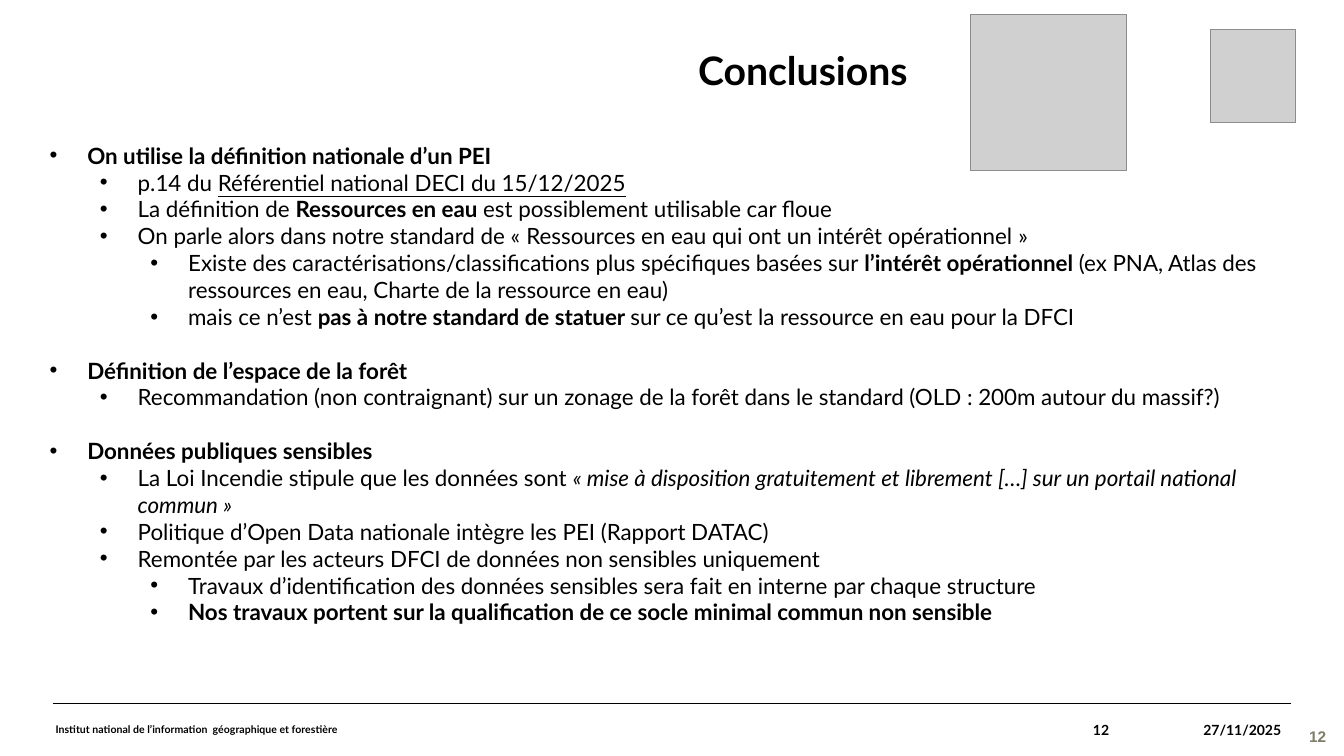
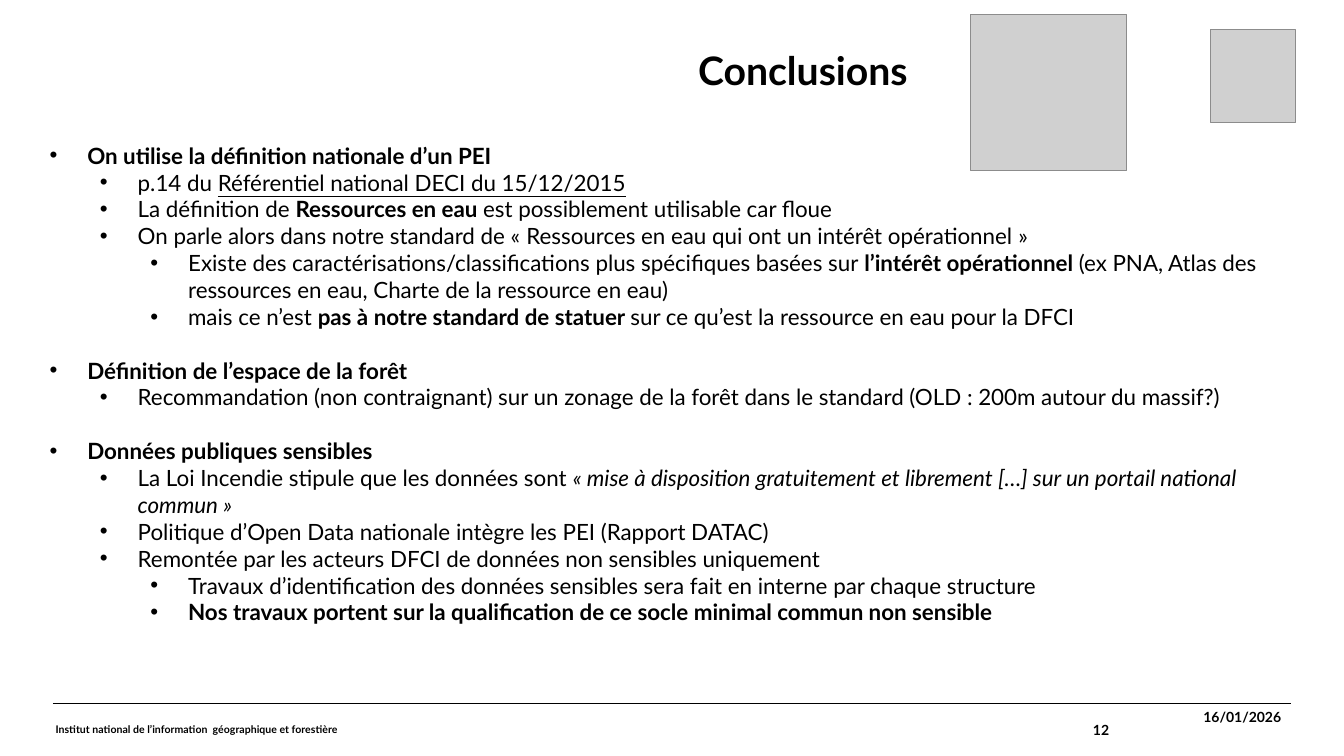
Before and after one commit to cnigfr/DessertesEnForet-schema, a slide deck: slide 12 of suivi/2026-01-16_2eme_reunion_points_d_eau/GT Dessertes - Points d'eau #2 16.01.2026.pptx. Drawn at 1344x756 pixels with LibreOffice and Linux fonts; fonts in the diff are those of the drawing; grey boxes stand for pictures; background and template pictures are left out. Boxes give left, top, right and bottom in pixels: in the first picture for what was removed or moved away, otherwise in the second. Text is boxed around its words. In the diff, an @@ line names an element or a change of style, - is before the commit and + after.

```diff
--- a/suivi/2026-01-16_2eme_reunion_points_d_eau/GT Dessertes - Points d'eau #2 16.01.2026.pptx
+++ b/suivi/2026-01-16_2eme_reunion_points_d_eau/GT Dessertes - Points d'eau #2 16.01.2026.pptx
@@ text at <box>138,174,626,195</box>: text changed @@
-  • p.14 du Référentiel national DECI du 15/12/2025
+  • p.14 du Référentiel national DECI du 15/12/2015
@@ text "16/01/2026" at <box>1203,711,1281,723</box>: vertical alignment middle to top @@
@@ text at <box>1203,711,1281,723</box>: text changed @@
-27/11/2025
+16/01/2026
@@ page number removed at <box>1309,731,1326,742</box> @@
-12
```
Also in this commit, not shown: 16 other slides changed, 2 other files.
